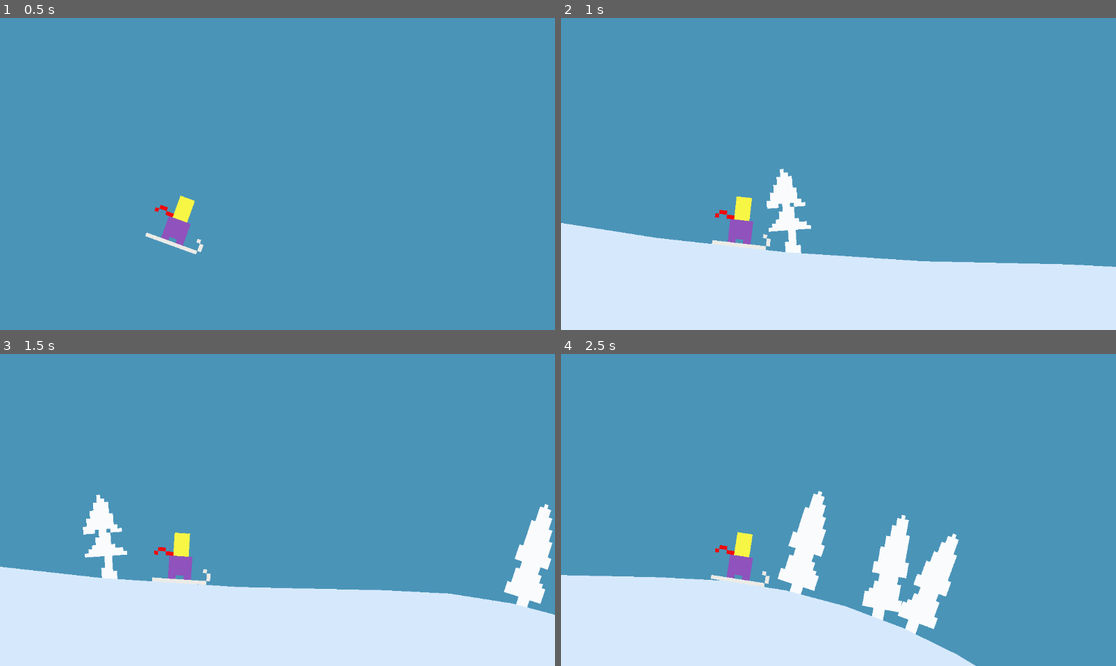
Above: before the commit, frames 1-4 (two rows, left to right).
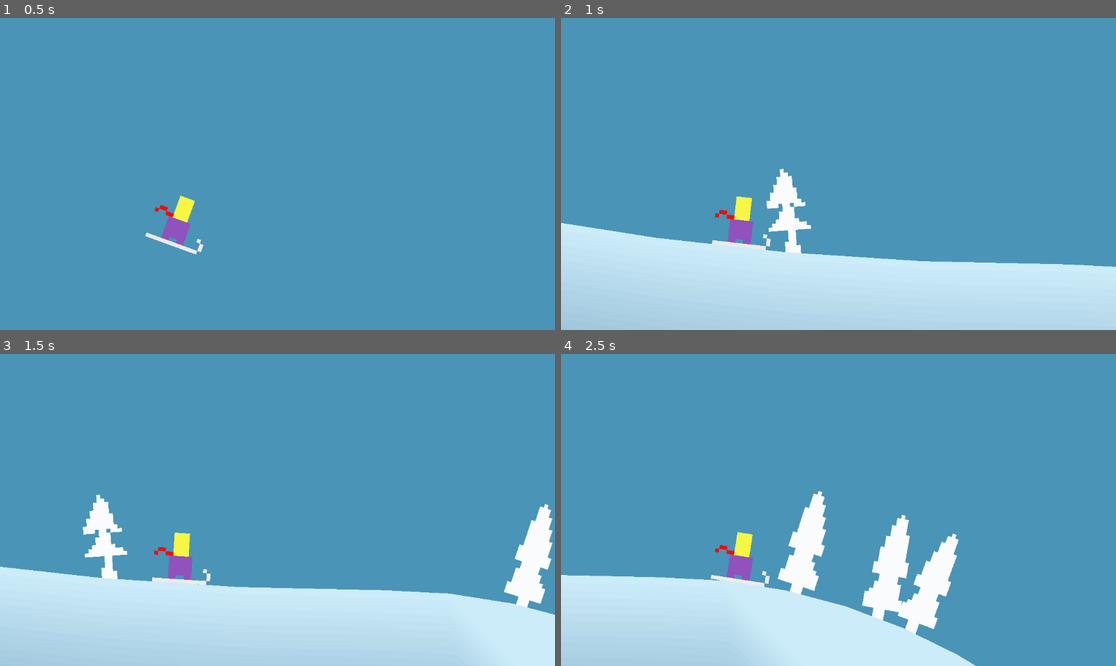
Above: after the commit, the same moments.

Repository: martindzejky/powder-panic
Game: Godot game, scene res://main.tscn
Two runs of this game, one before a commit and one after it. Both use one fixed random seed, a clock stepped at 60 frames per second and the inputs below.
Inputs:
- Up to frame 1 (0.5 s): no input
- Up to frame 2 (1 s): tap Space (jump) at 0.77 s
- Up to frame 3 (1.5 s): no input
- Up to frame 4 (2.5 s): tap Space (jump) at 1.52 s

Frame 1 is identical in both runs. In frame 2, 13% of the frame differs, in the area x 0-100%, y 77-100%; in frame 3, 12%; in frame 4, 5.6%.

Commit message:
implement the terrain gradient

Diff:
--- a/chunks/base.tscn
+++ b/chunks/base.tscn
@@ -10,10 +10,19 @@
 }
 point_count = 2
 
-[node name="chunk_base" type="Node2D" node_paths=PackedStringArray("path", "line", "polygon", "shape") groups=["chunk"]]
+[sub_resource type="Gradient" id="Gradient_5va4c"]
+offsets = PackedFloat32Array(0, 0.877005, 1)
+colors = PackedColorArray(0.1708, 0.364975, 0.58838, 1, 0.404243, 0.590773, 0.717178, 1, 0.803282, 0.927898, 0.98112, 1)
+
+[sub_resource type="GradientTexture2D" id="GradientTexture2D_kn225"]
+gradient = SubResource("Gradient_5va4c")
+width = 256
+height = 256
+fill_from = Vector2(1, 1)
+
+[node name="chunk_base" type="Node2D" node_paths=PackedStringArray("path", "polygon", "shape") groups=["chunk"]]
 script = ExtResource("1_i74ng")
 path = NodePath("path")
-line = NodePath("line")
 polygon = NodePath("polygon")
 shape = NodePath("body/shape")
 
@@ -25,18 +34,9 @@
 [node name="path" type="Path2D" parent="."]
 curve = SubResource("Curve2D_1aw3e")
 
-[node name="line" type="Line2D" parent="."]
-visible = false
-z_index = -1
-width = 4.0
-default_color = Color(0.980392, 0.984314, 0.988235, 1)
-joint_mode = 2
-begin_cap_mode = 2
-end_cap_mode = 2
-
 [node name="polygon" type="Polygon2D" parent="."]
 z_index = -2
-color = Color(0.8415, 0.91575, 0.99, 1)
+texture = SubResource("GradientTexture2D_kn225")
 
 [node name="body" type="StaticBody2D" parent="."]
 
--- a/chunks/chunk.gd
+++ b/chunks/chunk.gd
@@ -3,34 +3,58 @@
 class_name Chunk
 
 @export var path: Path2D
-@export var line: Line2D
 @export var polygon: Polygon2D
 @export var shape: CollisionPolygon2D
 
 @export_tool_button('Snap angles') var snap_angles_button := snap_angles
+@export_tool_button('Update shape') var update_shape_button := update_shape
 
 const BOTTOM_OFFSET = 500
 
 func _ready():
-  update_shape()
-
-func update_shape():
   # Do NOT run in the editor
   if Engine.is_editor_hint():
     return
 
+  update_shape()
+
+func update_shape():
   # Initialize the line and the shape collider based on the path curve
   var points := path.curve.tessellate(4, 2) # TODO: play with this value
-  var polygon_points = points.duplicate()
+  var polygon_points := points.duplicate()
 
-  # Add 2 bottom points to the shape collider to make it a closed polygon.
-  # Let's make it BOTTOM_OFFSET units below the last point.
-  polygon_points.append(points[-1] + Vector2.DOWN * BOTTOM_OFFSET)
-  polygon_points.append(points[0] + Vector2.DOWN * BOTTOM_OFFSET)
+  # Copy the line to the bottom of the polygon but in reverse order,
+  # so we essentially get a super thick "line".
+  var points_reversed := points.duplicate()
+  points_reversed.reverse()
 
-  line.points = points
+  for point in points_reversed:
+    polygon_points.append(point + Vector2.DOWN * BOTTOM_OFFSET)
+
+  # Assign the points to the line and the polygon
   polygon.polygon = polygon_points
   shape.polygon = polygon_points
+
+  # Now generate the UV coordinates for the polygon.
+  # Each point on the top line should be between 0,0 and 1,0 (left to right).
+  # The points on the bottom line should be between 0,1 and 1,1 (left to right).
+  var uv_points: PackedVector2Array = []
+  var x_min = points[0].x
+  var x_max = points[-1].x
+  var texture_width = polygon.texture.get_width()
+  var texture_height = polygon.texture.get_height()
+
+  # UVs for the top line
+  for point in points:
+    uv_points.append(Vector2((point.x - x_min) / (x_max - x_min) * texture_width, 0))
+    print(uv_points[-1])
+
+  # UVs for the bottom line
+  for point in points_reversed:
+    uv_points.append(Vector2((point.x - x_min) / (x_max - x_min) * texture_width, texture_height))
+    print(uv_points[-1])
+
+  polygon.uv = uv_points
 
 func get_start_point():
   return path.curve.get_point_position(0)
Not shown: 1 places in chunks/base.tscn that only renumber resources
